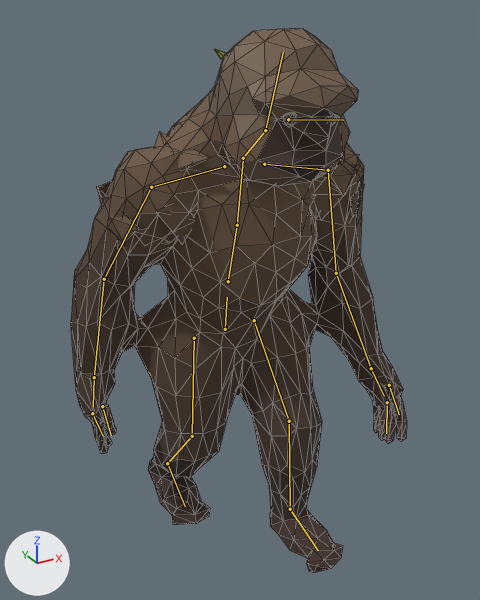
What one commit did to the glTF model assets/models/zenscape-bigfoot-ambient.glb.
Camera for both pictures: a 50 mm lens placed at (-1.14, -2.18, 2.16), pointed at (0.02, -0.08, 1.11). Lighting does not change. The marker at lower left points along +X, +Y and +Z. The older version comes first. Both versions are drawn at frame 4 of the action 'Walk'; the numbers are the values there. The bones that change, and the others that lie on the model, are drawn over the model as lines. Mesh edges are drawn as thin lines.

The first picture shows 'Bigfoot'.
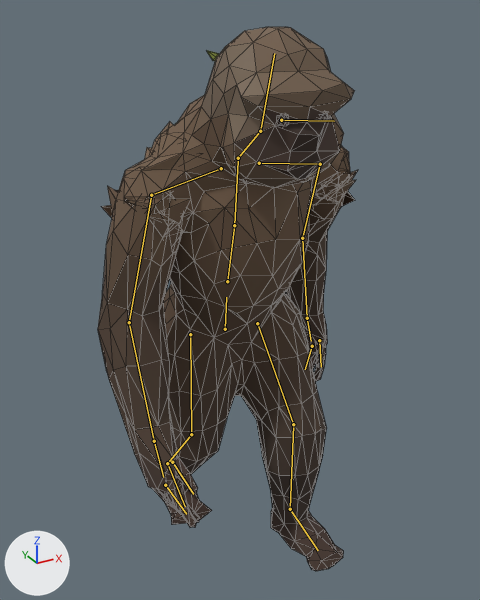
Diff of the bpy script that builds the scene:
```diff
--- a/assets/models/zenscape-bigfoot-ambient.glb.py
+++ b/assets/models/zenscape-bigfoot-ambient.glb.py
@@ bone_pelvis @@
 bone_pelvis = bpy.data.objects['BigfootRig'].pose.bones['Pelvis']
-bone_pelvis.rotation_quaternion = (-0.998, 0.027, -0.05, -0.01)  # degrees (-3, 6, 1)
+bone_pelvis.rotation_quaternion = (0.998, -0.026, -0.05, 0.008)  # degrees (-3, -6, 1)
@@ bone_spine @@
 bone_spine = bpy.data.objects['BigfootRig'].pose.bones['Spine']  # child of 'Pelvis'
-bone_spine.rotation_quaternion = (0.997, -0.063, -0.034, -0.006)  # degrees (-7, -4, 0)
+bone_spine.rotation_quaternion = (0.997, -0.062, 0.036, -0.005)  # degrees (-7, 4, -1)
@@ bone_chest @@
 bone_chest = bpy.data.objects['BigfootRig'].pose.bones['Chest']  # child of 'Spine'
-bone_chest.rotation_quaternion = (0.999, -0.035, -0.038, 0.007)  # degrees (-4, -4, 1)
+bone_chest.rotation_quaternion = (0.999, -0.035, 0.039, -0.005)  # degrees (-4, 4, -1)
@@ bone_neck @@
 bone_neck = bpy.data.objects['BigfootRig'].pose.bones['Neck']  # child of 'Chest'
-bone_neck.rotation_quaternion = (0.999, 0.044, 0.008, 0.012)  # degrees (5, 1, 1)
+bone_neck.rotation_quaternion = (0.999, 0.044, -0.014, -0.006)  # degrees (5, -2, -1)
@@ bone_head @@
 bone_head = bpy.data.objects['BigfootRig'].pose.bones['Head']  # child of 'Neck'
-bone_head.rotation_quaternion = (1.0, 0.019, 0.009, 0.005)  # degrees (2, 1, 1)
+bone_head.rotation_quaternion = (1.0, 0.019, -0.01, 0.002)  # degrees (2, -1, 0)
@@ bone_upperarm_l @@
 bone_upperarm_l = bpy.data.objects['BigfootRig'].pose.bones['UpperArm_L']  # child of 'Shoulder_L'
-bone_upperarm_l.rotation_quaternion = (0.989, -0.139, -0.022, -0.043)  # degrees (-16, -3, -5)
+bone_upperarm_l.rotation_quaternion = (0.996, 0.082, 0.005, -0.045)  # degrees (9, 1, -5)
@@ bone_forearm_l @@
 bone_forearm_l = bpy.data.objects['BigfootRig'].pose.bones['Forearm_L']  # child of 'UpperArm_L'
-bone_forearm_l.rotation_quaternion = (0.984, -0.177, -0.008, -0.002)  # degrees (-20, -1, 0)
+bone_forearm_l.rotation_quaternion = (0.996, -0.089, -0.004, -0.001)  # degrees (-10, 0, 0)
@@ bone_upperarm_r @@
 bone_upperarm_r = bpy.data.objects['BigfootRig'].pose.bones['UpperArm_R']  # child of 'Shoulder_R'
-bone_upperarm_r.rotation_quaternion = (0.996, 0.074, -0.002, 0.05)  # degrees (8, -1, 6)
+bone_upperarm_r.rotation_quaternion = (0.989, -0.143, 0.023, 0.041)  # degrees (-16, 3, 4)
@@ bone_forearm_r @@
 bone_forearm_r = bpy.data.objects['BigfootRig'].pose.bones['Forearm_R']  # child of 'UpperArm_R'
-bone_forearm_r.rotation_quaternion = (0.996, -0.091, 0.004, 0.001)  # degrees (-10, 0, 0)
+bone_forearm_r.rotation_quaternion = (0.984, -0.176, 0.008, 0.003)  # degrees (-20, 1, 0)
@@ bone_thigh_l @@
 bone_thigh_l = bpy.data.objects['BigfootRig'].pose.bones['Thigh_L']  # child of 'Pelvis'
-bone_thigh_l.rotation_quaternion = (0.964, -0.264, 0.041, 0.011)  # degrees (-31, 5, 0)
+bone_thigh_l.rotation_quaternion = (0.963, -0.263, -0.05, -0.032)  # degrees (-30, -6, -2)
@@ bone_shin_l @@
 bone_shin_l = bpy.data.objects['BigfootRig'].pose.bones['Shin_L']  # child of 'Thigh_L'
-bone_shin_l.rotation_quaternion = (0.993, 0.116, 0.0, 0.008)  # degrees (13, 0, 1)
+bone_shin_l.rotation_quaternion = (0.988, 0.157, 0.0, 0.011)  # degrees (18, 0, 1)
@@ bone_foot_l @@
 bone_foot_l = bpy.data.objects['BigfootRig'].pose.bones['Foot_L']  # child of 'Shin_L'
-bone_foot_l.rotation_quaternion = (0.998, -0.059, 0.007, 0.004)  # degrees (-7, 1, 0)
+bone_foot_l.rotation_quaternion = (1.0, -0.022, 0.008, 0.003)  # degrees (-3, 1, 0)
@@ bone_thigh_r @@
 bone_thigh_r = bpy.data.objects['BigfootRig'].pose.bones['Thigh_R']  # child of 'Pelvis'
-bone_thigh_r.rotation_quaternion = (0.998, 0.022, 0.055, 0.017)  # degrees (3, 6, 2)
+bone_thigh_r.rotation_quaternion = (0.999, -0.012, -0.043, 0.002)  # degrees (-1, -5, 0)
```

Changed parts and their boxes (x1, y1, x2, y2) in the pictures (480 x 600 px):
'Bigfoot', posed (23% narrower): before (71, 28, 407, 573); after (98, 27, 358, 571)
bone 'Pelvis', root to tip: before (225, 329) to (227, 297); after (225, 329) to (226, 297)
bone 'Spine', root to tip: before (228, 281) to (237, 225); after (227, 281) to (234, 225)
bone 'Chest', root to tip: before (237, 225) to (243, 160); after (234, 225) to (238, 160)
bone 'Neck', root to tip: before (243, 158) to (265, 130); after (238, 158) to (260, 131)
bone 'Head', root to tip: before (265, 130) to (283, 52); after (260, 131) to (274, 53)
bone 'UpperArm_L', root to tip: before (328, 170) to (336, 273); after (320, 164) to (302, 238)
bone 'Forearm_L', root to tip: before (336, 273) to (371, 368); after (302, 238) to (307, 318)
bone 'UpperArm_R', root to tip: before (151, 187) to (104, 279); after (151, 195) to (129, 322)
bone 'Forearm_R', root to tip: before (104, 279) to (94, 377); after (129, 322) to (154, 441)
bone 'Thigh_L', root to tip: before (254, 320) to (289, 421); after (257, 323) to (293, 424)
bone 'Shin_L', root to tip: before (289, 421) to (290, 509); after (293, 424) to (290, 509)
bone 'Thigh_R', root to tip: before (194, 338) to (192, 436); after (190, 334) to (191, 434)
